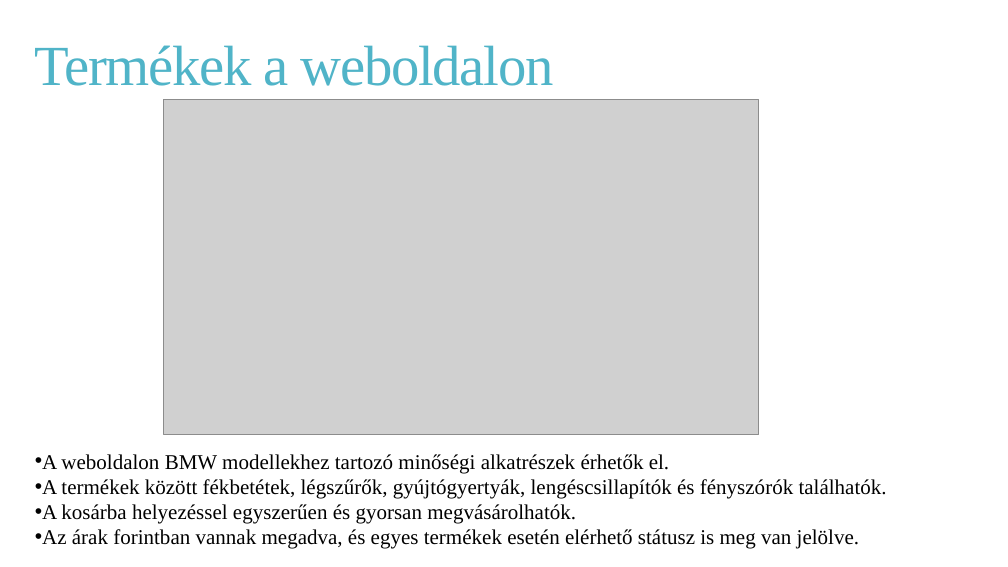
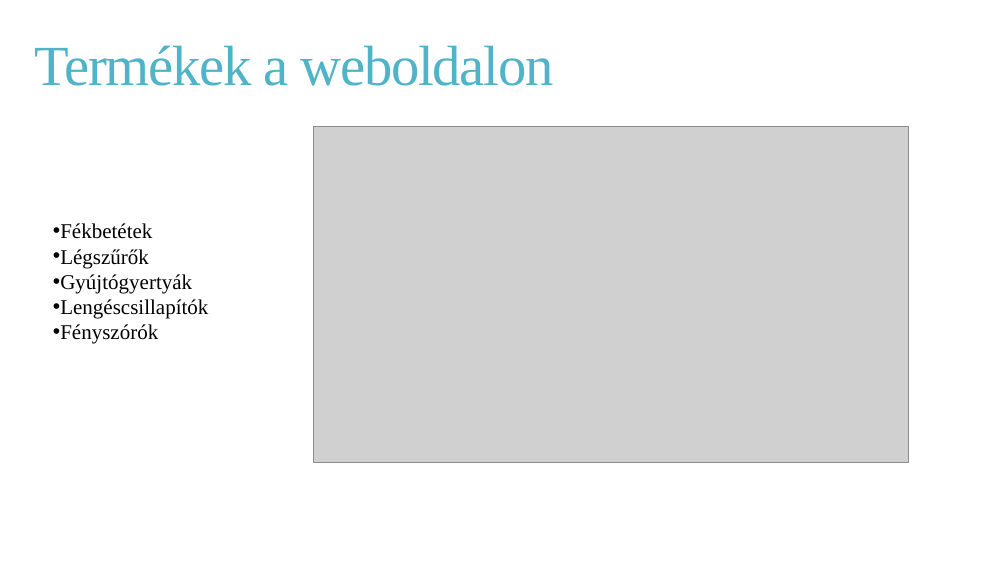
Before and after one commit to Racoonzz/car_shop, a slide deck: slide 8 of CarShoptprezentáció.pptx. Drawn at 1008x567 pixels with LibreOffice and Linux fonts; fonts in the diff are those of the drawing; grey boxes stand for pictures. Boxes give left, top, right and bottom in pixels: in the first picture for what was removed or moved away, otherwise in the second. Text is boxed around its words. In the diff, an @@ line names an element or a change of style, - is before the commit and + after.

```diff
--- a/CarShoptprezentáció.pptx
+++ b/CarShoptprezentáció.pptx
@@ picture: place and size @@
-picture at (164,99,759,435)
+picture at (314,126,909,462)
@@ text added at (60,223,208,344), 20 pt, text #000000 @@
+• Fékbetétek
+• Légszűrők
+• Gyújtógyertyák
+• Lengéscsillapítók
+• Fényszórók
@@ text removed at (42,454,887,549) @@
-• A weboldalon BMW modellekhez tartozó minőségi alkatrészek érhetők el.
-• A termékek között fékbetétek, légszűrők, gyújtógyertyák, lengéscsillapítók és fényszórók találhatók.
-• A kosárba helyezéssel egyszerűen és gyorsan megvásárolhatók.
-• Az árak forintban vannak megadva, és egyes termékek esetén elérhető státusz is meg van jelölve.
```
Also in this commit, not shown: 16 other slides changed, 1 other file.
